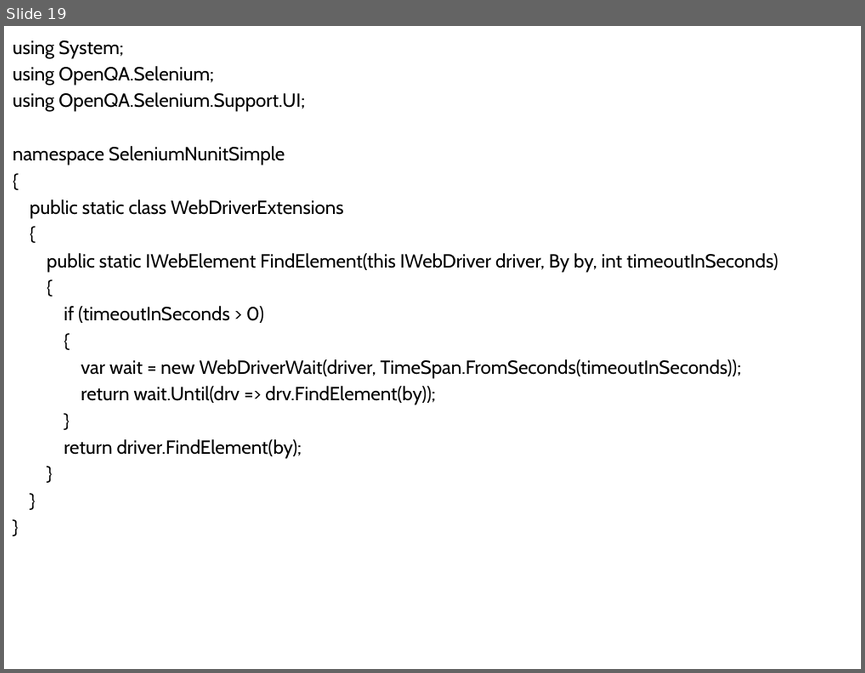
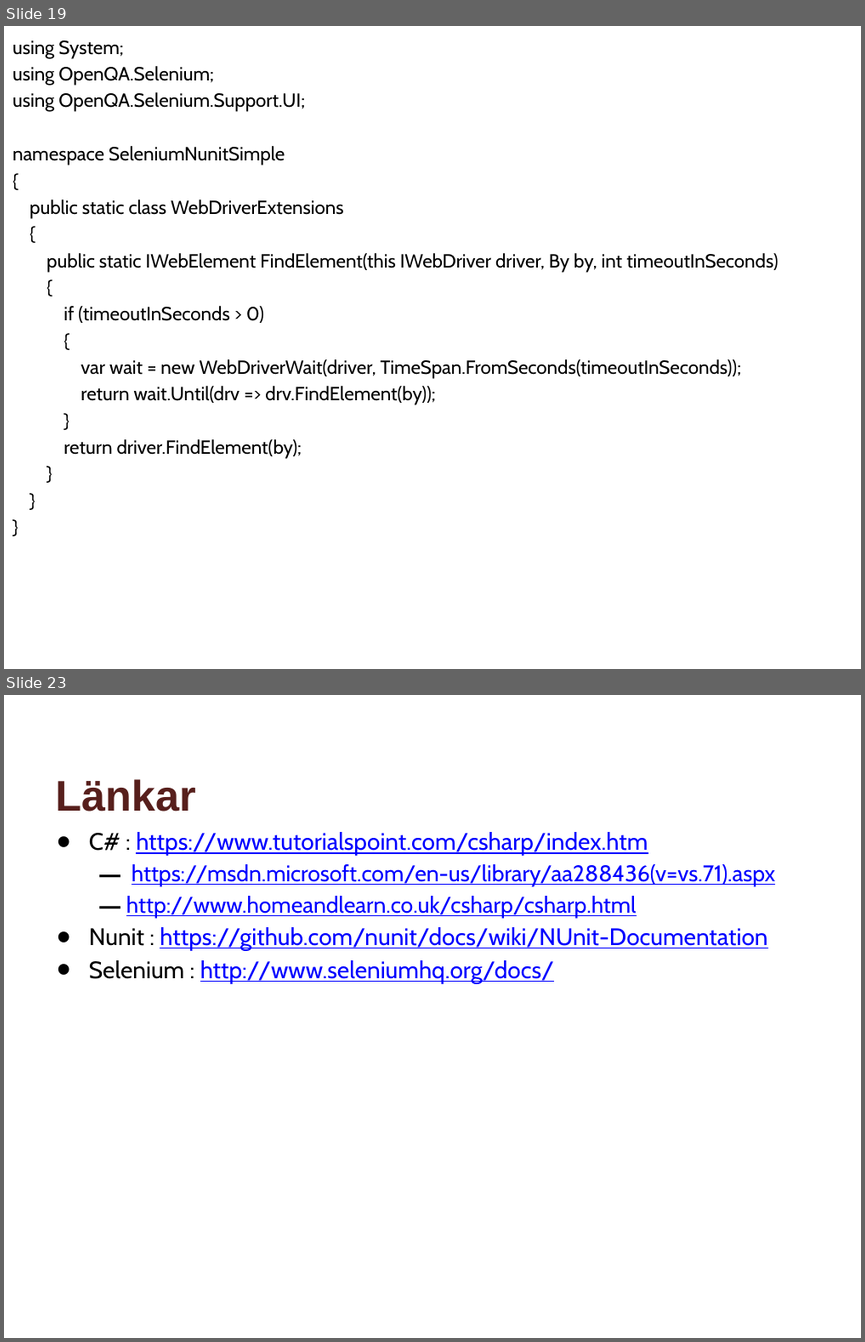
Before and after one commit to andekd/Webdriver-in-VS2015, a slide deck: Selenium_VS2015_Bas.pptx. Shown one above the other, each under a label of ours: slide 19 before the commit, slides 19 and 23 after it; the slides between them are not shown. The pictures are 865x673 and 865x1342 pixels, drawn with LibreOffice and Linux fonts; fonts in the diff are those of the drawing; background and template pictures are left out. Boxes give left, top, right and bottom in pixels: in the first picture for what was removed or moved away, otherwise in the second. Text is boxed around its words. In the diff, an @@ line names an element or a change of style, - is before the commit and + after.

```diff
--- a/Selenium_VS2015_Bas.pptx
+++ b/Selenium_VS2015_Bas.pptx
@@ slide 23 added at (x1=4, y1=695, x2=861, y2=1338), background #FFFFFF @@
@@ title added at (x1=55, y1=779, x2=195, y2=811), 36 pt, text #571F1C, bold @@
+Länkar
@@ text added at (x1=89, y1=832, x2=775, y2=984), 20 pt, text #0000FF, underline @@
+• C# : https://www.tutorialspoint.com/csharp/index.htm
+  – https://msdn.microsoft.com/en-us/library/aa288436(v=vs.71).aspx
+  – http://www.homeandlearn.co.uk/csharp/csharp.html
+• Nunit : https://github.com/nunit/docs/wiki/NUnit-Documentation
+• Selenium : http://www.seleniumhq.org/docs/
```
Also in this commit, not shown: 1 slide changed, 4 other slides added, 6 other files.
